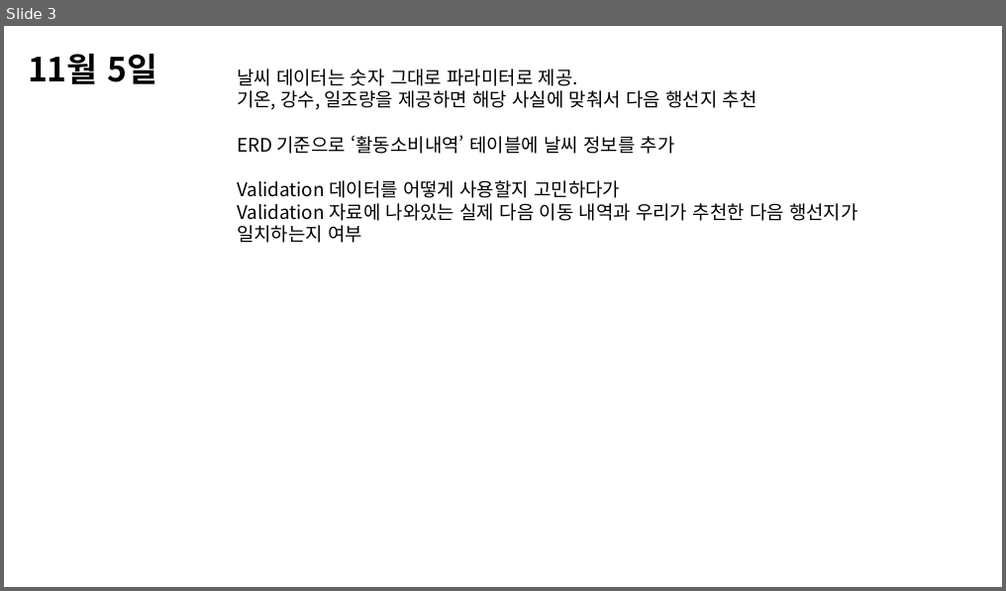
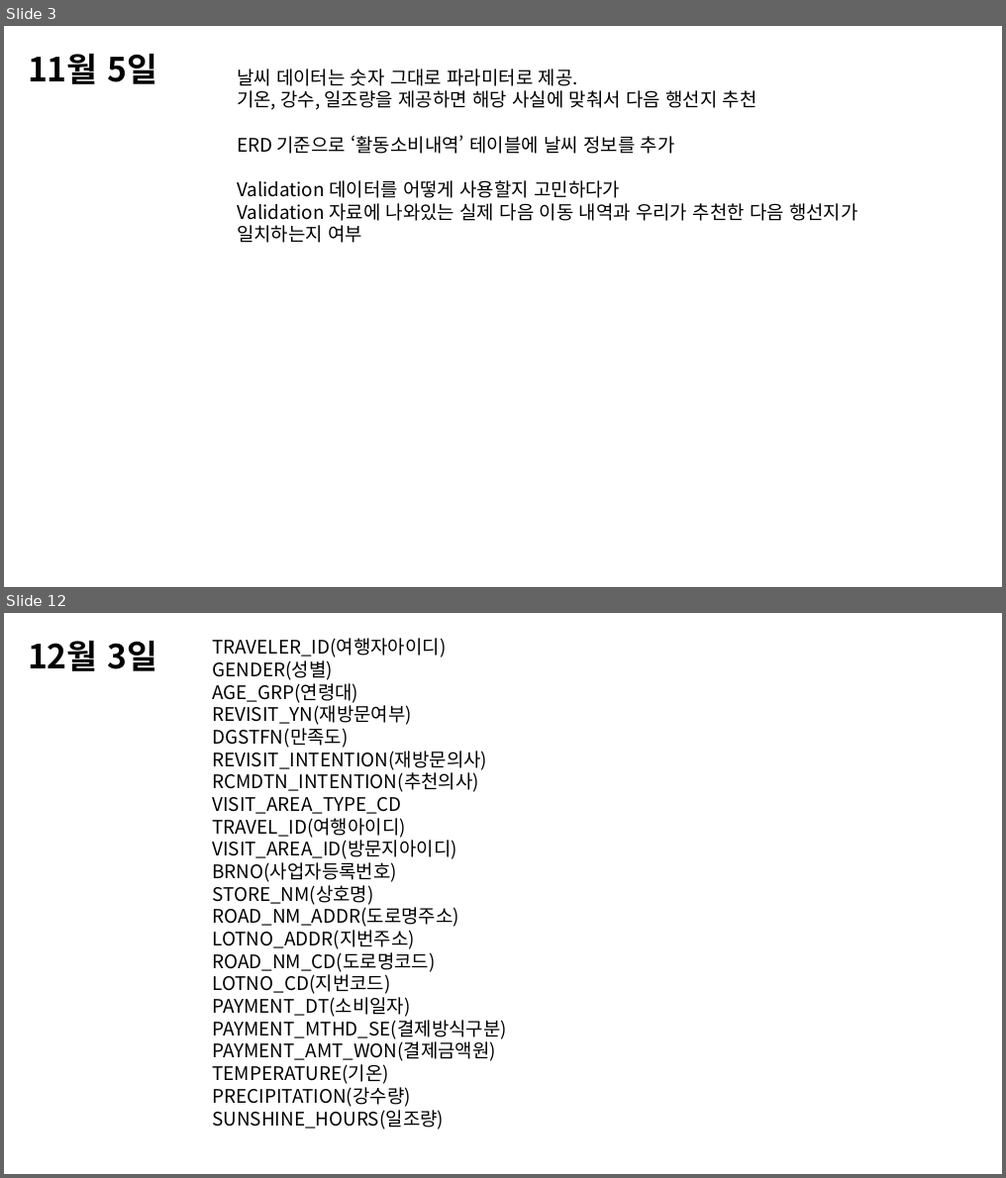
Before and after one commit to higun295/ApprenticeProject, a slide deck: Project_20241105.pptx. Shown one above the other, each under a label of ours: slide 3 before the commit, slides 3 and 12 after it; the slides between them are not shown. The pictures are 1006x591 and 1006x1178 pixels, drawn with LibreOffice and Linux fonts; fonts in the diff are those of the drawing. Boxes give left, top, right and bottom in pixels: in the first picture for what was removed or moved away, otherwise in the second. Text is boxed around its words. In the diff, an @@ line names an element or a change of style, - is before the commit and + after.

```diff
--- a/Project_20241105.pptx
+++ b/Project_20241105.pptx
@@ slide 12 added at <box>4,613,1002,1174</box>, background #FFFFFF @@
@@ text added at <box>28,641,157,671</box>, 32 pt, text #000000, bold @@
+12월 3일
@@ text added at <box>212,638,507,1130</box>, 18 pt, text #000000 @@
+TRAVELER_ID(여행자아이디)
+GENDER(성별)
+AGE_GRP(연령대)
+REVISIT_YN(재방문여부)
+DGSTFN(만족도)
+REVISIT_INTENTION(재방문의사)
+RCMDTN_INTENTION(추천의사)
+VISIT_AREA_TYPE_CD
+TRAVEL_ID(여행아이디)
+VISIT_AREA_ID(방문지아이디)
+BRNO(사업자등록번호)
+STORE_NM(상호명)
+ROAD_NM_ADDR(도로명주소)
+LOTNO_ADDR(지번주소)
+ROAD_NM_CD(도로명코드)
+LOTNO_CD(지번코드)
+PAYMENT_DT(소비일자)
+PAYMENT_MTHD_SE(결제방식구분)
+PAYMENT_AMT_WON(결제금액원)
+TEMPERATURE(기온)
+PRECIPITATION(강수량)
+SUNSHINE_HOURS(일조량)
```
Also in this commit, not shown: 3 slides changed, 7 other slides added, 1 slide removed, 21 other files.
